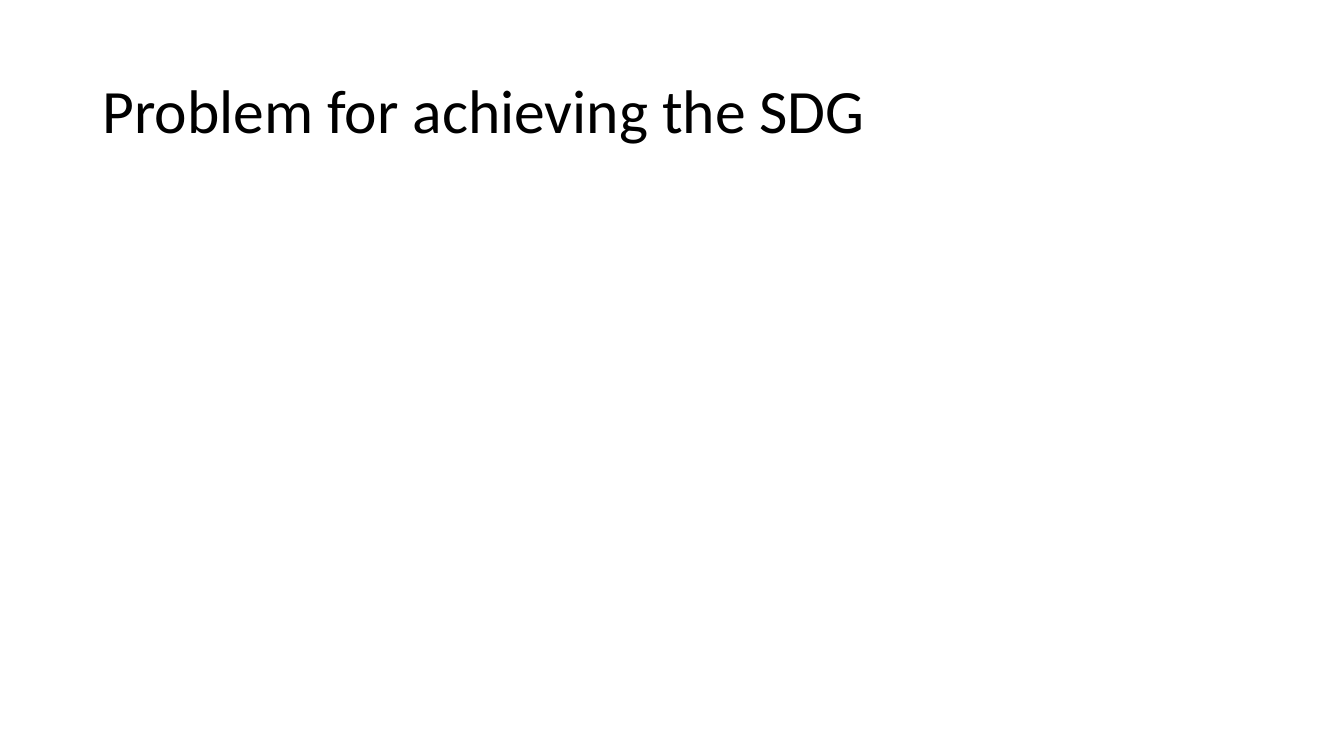
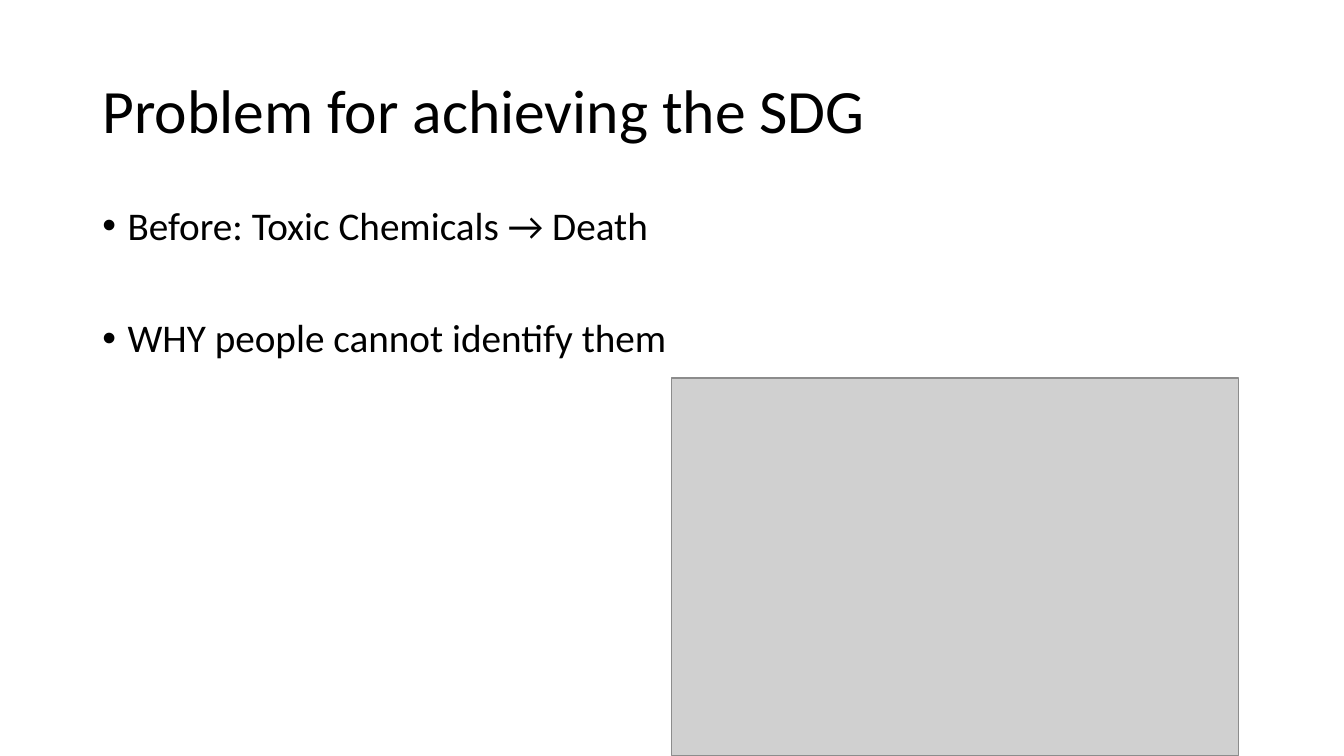
Before and after one commit to Danielc3388/AirMonitor, a slide deck: slide 4 of Presentation of proposal.pptx. Drawn at 1344x756 pixels with LibreOffice and Linux fonts; fonts in the diff are those of the drawing; grey boxes stand for pictures. Boxes give left, top, right and bottom in pixels: in the first picture for what was removed or moved away, otherwise in the second. Text is boxed around its words. In the diff, an @@ line names an element or a change of style, - is before the commit and + after.

Commit message:
powerpoint

```diff
--- a/Presentation of proposal.pptx
+++ b/Presentation of proposal.pptx
@@ text added at (128,212,666,359), 28 pt, text #000000 @@
+• Before: Toxic Chemicals → Death
+• WHY people cannot identify them
@@ picture added at (673,378,1239,756) @@
```
Also in this commit, not shown: 4 slides added, 1 slide removed, 1 other file.
